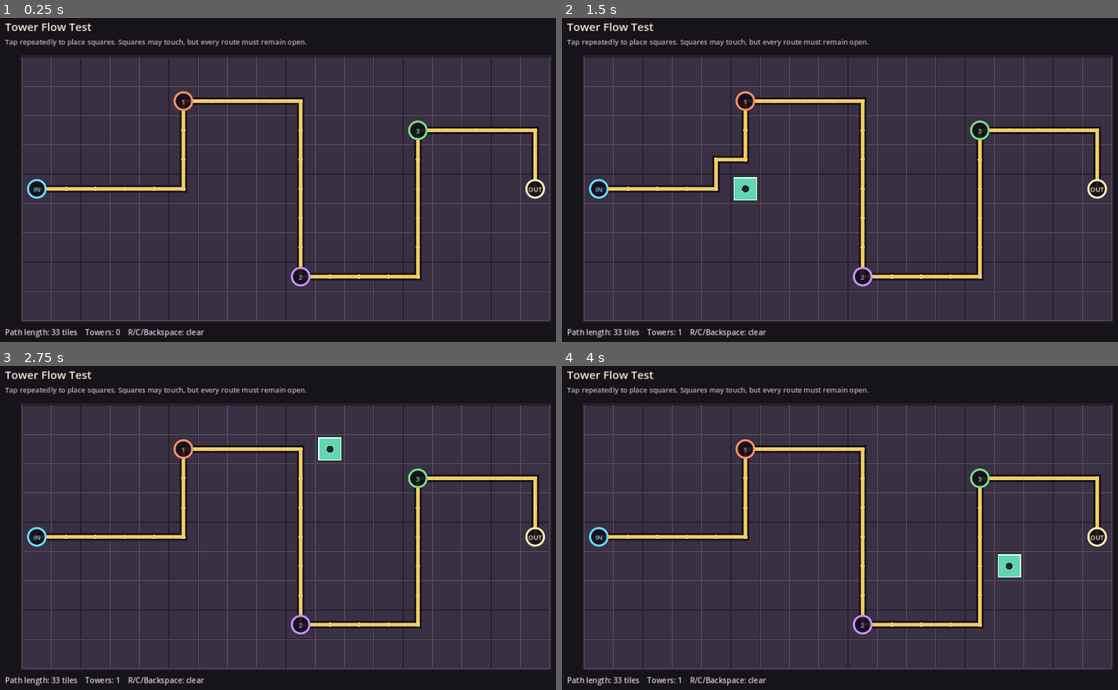
Above: before the commit, frames 1-4 (two rows, left to right).
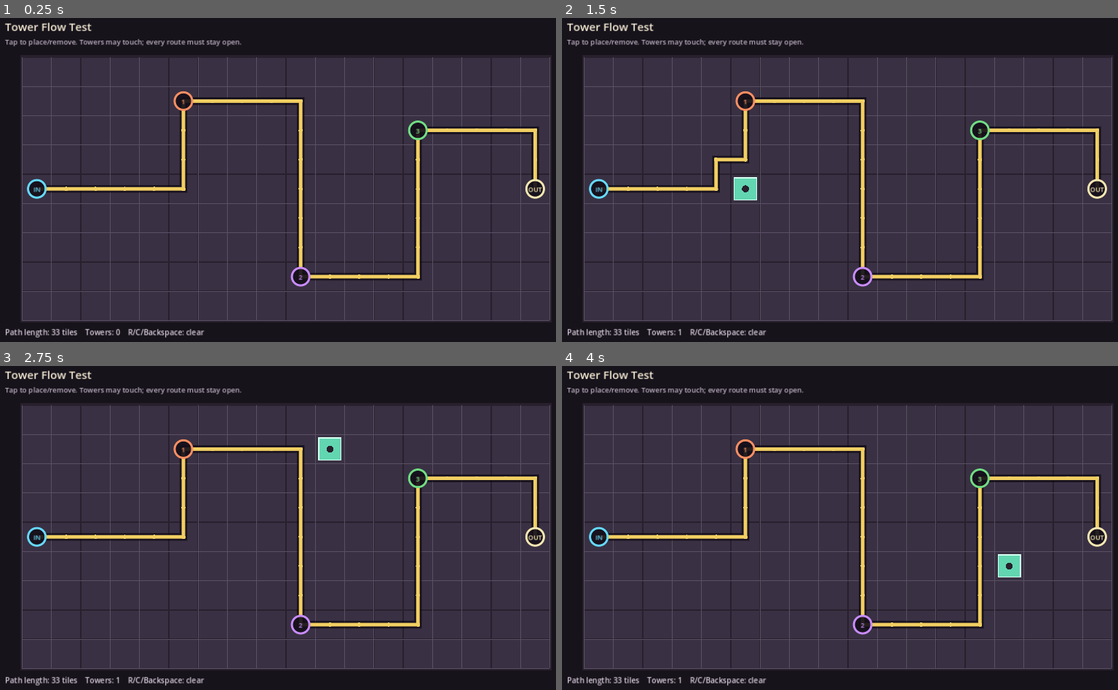
Above: after the commit, the same moments.

Repository: tstover91/Towerdefense
Game: Godot game, scene res://main.tscn
Same seed, same stepped clock (60 frames per second), same inputs: the game is played once before the commit and once after it.
Inputs (mouse positions are in pixels of both pictures, inside the frame that each line leads up to):
- Up to frame 1 (0.25 s): no input
- Up to frame 2 (1.5 s): tap Enter at 0.5 s; move the mouse to (973, 163) at 0.52 s; tap R at 0.6 s; click (973, 163) at 0.67 s; tap Space at 1.25 s; move the mouse to (728, 196) at 1.27 s; tap C at 1.35 s; click (728, 196) at 1.42 s
- Up to frame 3 (2.75 s): tap Enter at 2 s; move the mouse to (344, 456) at 2.02 s; tap Backspace at 2.1 s; click (344, 456) at 2.17 s
- Up to frame 4 (4 s): tap Space at 2.75 s; move the mouse to (817, 592) at 2.77 s; tap R at 2.85 s; click (817, 592) at 2.92 s; tap Enter at 3.5 s; move the mouse to (1023, 576) at 3.52 s; tap C at 3.6 s; click (1023, 576) at 3.67 s

The runs differ from the first frame. In frame 1, 0.5% of the frame differs, in the area x 3-56%, y 6-9%; in frame 2, 0.5%; in frame 3, 0.5%; in frame 4, 0.5%.

Commit message:
Fix portrait layout for flow test

Diff:
--- a/web_flow_test/project.godot
+++ b/web_flow_test/project.godot
@@ -13,6 +13,7 @@
 window/size/window_width_override=1152
 window/size/window_height_override=648
 window/stretch/mode="canvas_items"
+window/stretch/aspect="expand"
 
 [rendering]
 
--- a/web_flow_test/tower_flow_grid_test.gd
+++ b/web_flow_test/tower_flow_grid_test.gd
@@ -87,7 +87,7 @@
 
 func _draw_header() -> void:
 	var heading := "Tower Flow Test"
-	var instructions := "Tap repeatedly to place squares. Squares may touch, but every route must remain open."
+	var instructions := "Tap to place/remove. Towers may touch; every route must stay open."
 	draw_string(title_font, Vector2(GRID_MARGIN, 30.0), heading, HORIZONTAL_ALIGNMENT_LEFT, -1, 22, Color("f4ead3"))
 	draw_string(title_font, Vector2(GRID_MARGIN, 57.0), instructions, HORIZONTAL_ALIGNMENT_LEFT, -1, 14, Color("bdb1c3"))
 
@@ -281,7 +281,10 @@
 		available_height / float(GRID_SIZE.y)
 	), MIN_CELL_SIZE, MAX_CELL_SIZE)
 	var board_size := Vector2(GRID_SIZE) * cell_size
+	var board_y := TOP_UI_HEIGHT + maxf((available_height - board_size.y) * 0.5, 0.0)
+	if viewport_size.y > viewport_size.x:
+		board_y = TOP_UI_HEIGHT
 	board_origin = Vector2(
 		(viewport_size.x - board_size.x) * 0.5,
-		TOP_UI_HEIGHT + maxf((available_height - board_size.y) * 0.5, 0.0)
+		board_y
 	)
Not shown, changed: docs/path-flow/index.html
Not shown, changed: docs/path-flow/index.pck
